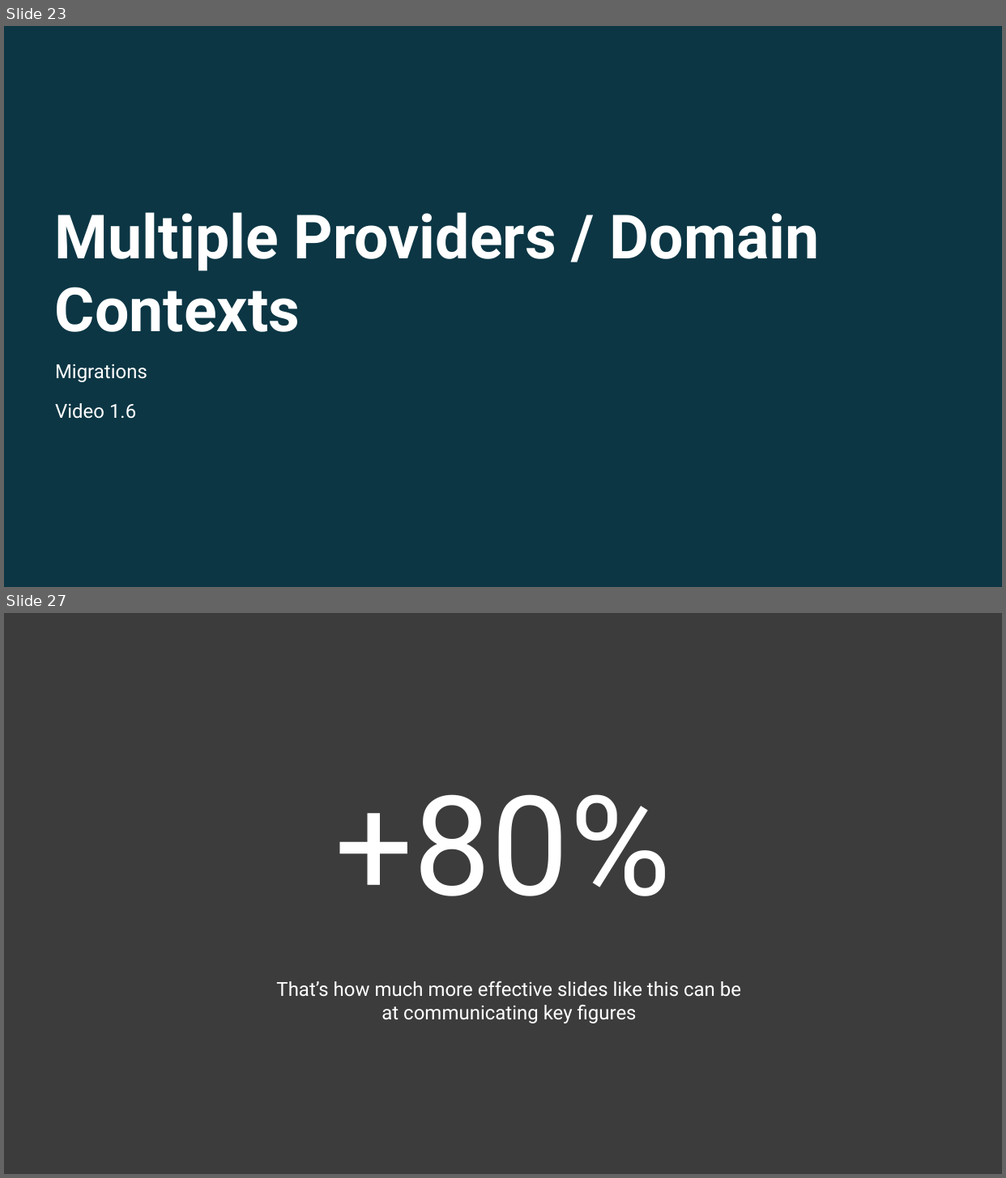
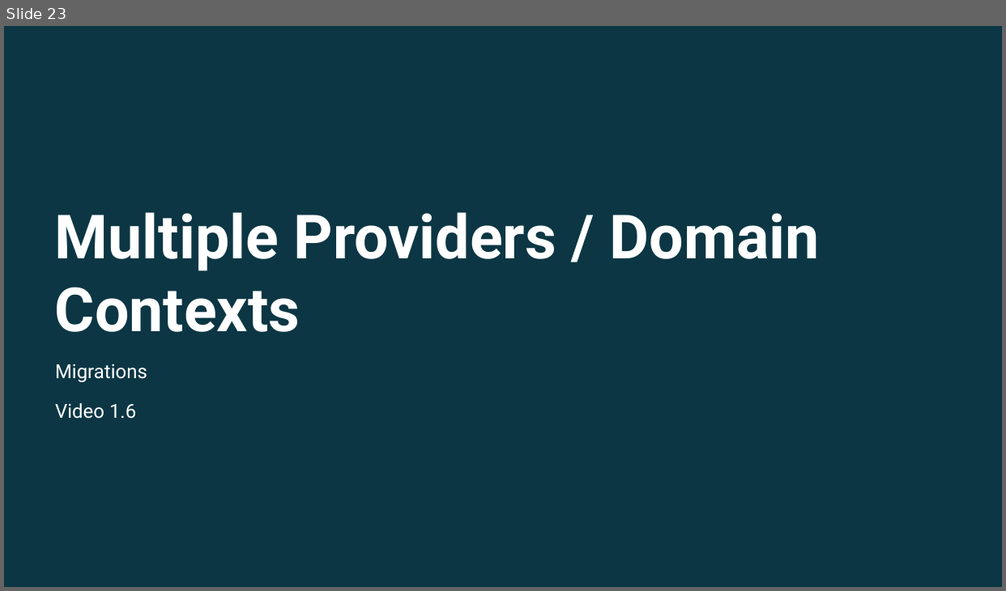
Before and after one commit to twalkerb/Entity-foundation-.NET-6, a slide deck: Sections/Section 1/Entity Fundamentals Using .NET 6_Section 1.pptx. Shown one above the other, each under a label of ours: slides 23 and 27 before the commit, slide 23 after it; the slides between them are not shown. The pictures are 1006x1178 and 1006x591 pixels, drawn with LibreOffice and Linux fonts; fonts in the diff are those of the drawing; background and template pictures are left out; a plain dark background stands for a picture behind light text. Boxes give left, top, right and bottom in pixels: in the first picture for what was removed or moved away, otherwise in the second. Text is boxed around its words. In the diff, an @@ line names an element or a change of style, - is before the commit and + after.

```diff
--- a/Sections/Section 1/Entity Fundamentals Using .NET 6_Section 1.pptx
+++ b/Sections/Section 1/Entity Fundamentals Using .NET 6_Section 1.pptx
@@ slide 27 removed at (4, 613, 1002, 1174), background #3C3C3C @@
@@ title removed at (335, 794, 671, 897) @@
-+80%
@@ text removed at (276, 982, 741, 1024) @@
-That’s how much more effective slides like this can be
-at communicating key figures
```
Also in this commit, not shown: 1 slide changed, 1 slide added, 9 other slides removed, 44 other files.
